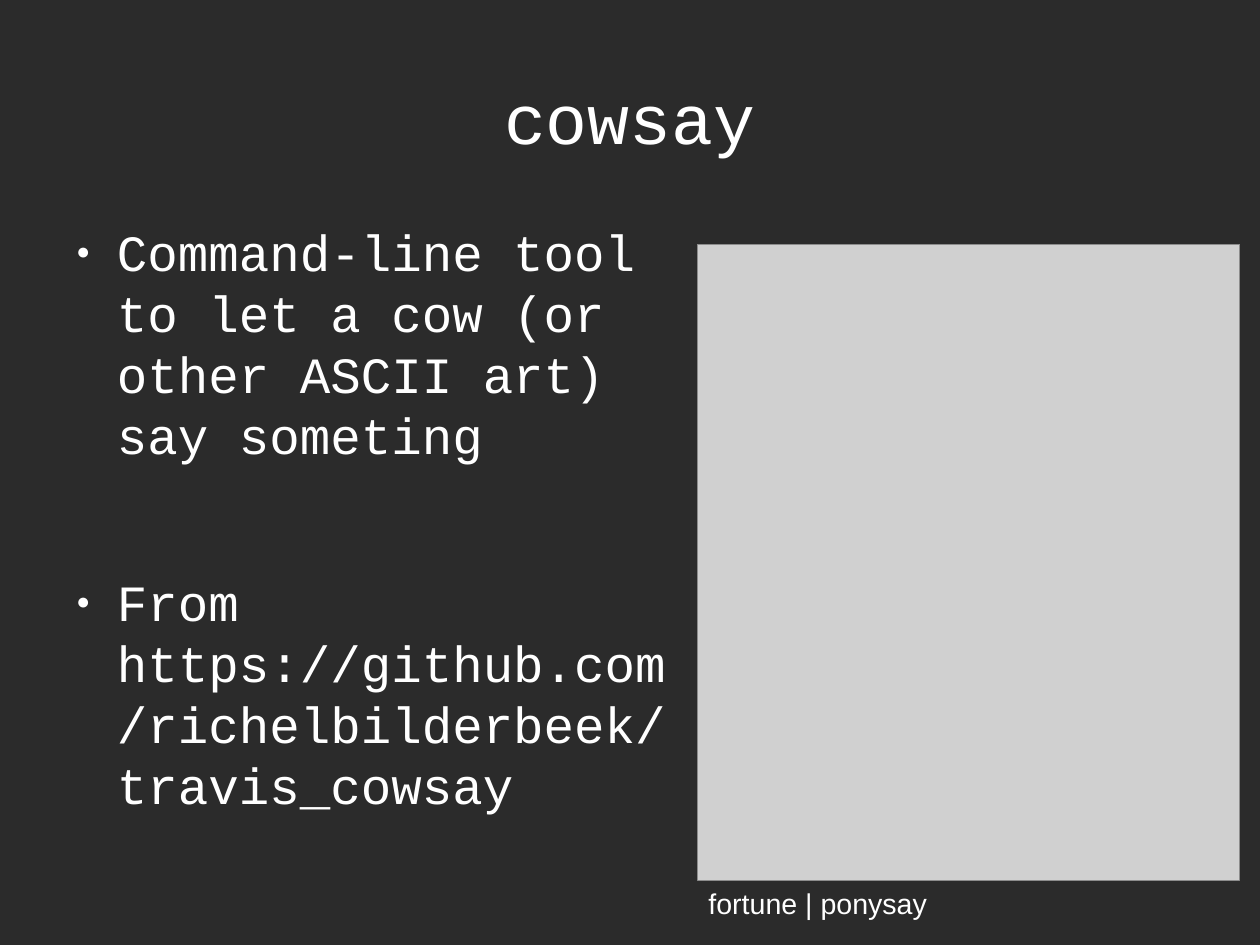
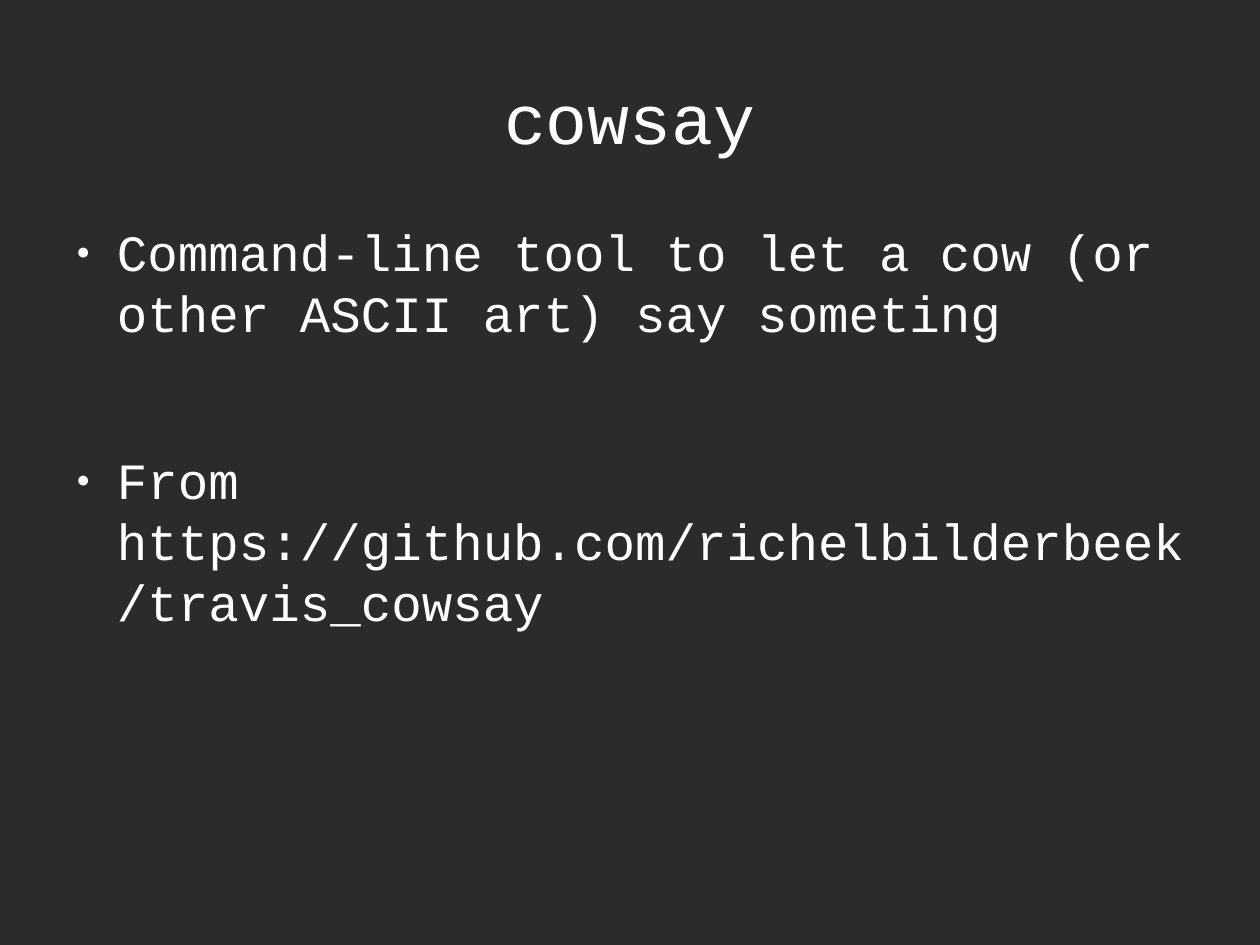
Before and after one commit to richelbilderbeek/CppPresentations, a slide deck: slide 18 of TravisPipeline/TravisPipeline.odp. Drawn at 1260x945 pixels with LibreOffice and Linux fonts; fonts in the diff are those of the drawing; grey boxes stand for pictures; background and template pictures are left out; a plain dark background stands for a picture behind light text. Boxes give left, top, right and bottom in pixels: in the first picture for what was removed or moved away, otherwise in the second. Text is boxed around its words. In the diff, an @@ line names an element or a change of style, - is before the commit and + after.

Commit message:
Updated TravisPipeline

```diff
--- a/TravisPipeline/TravisPipeline.odp
+++ b/TravisPipeline/TravisPipeline.odp
@@ text "Command-line tool to let a ..." rewrapped from [117,235,666,815] to [117,235,1184,632] @@
@@ picture removed at [697,245,1241,880] @@
@@ text removed at [708,893,927,919] @@
-fortune | ponysay
```
Also in this commit, not shown: 3 other slides changed, 1 other file.
